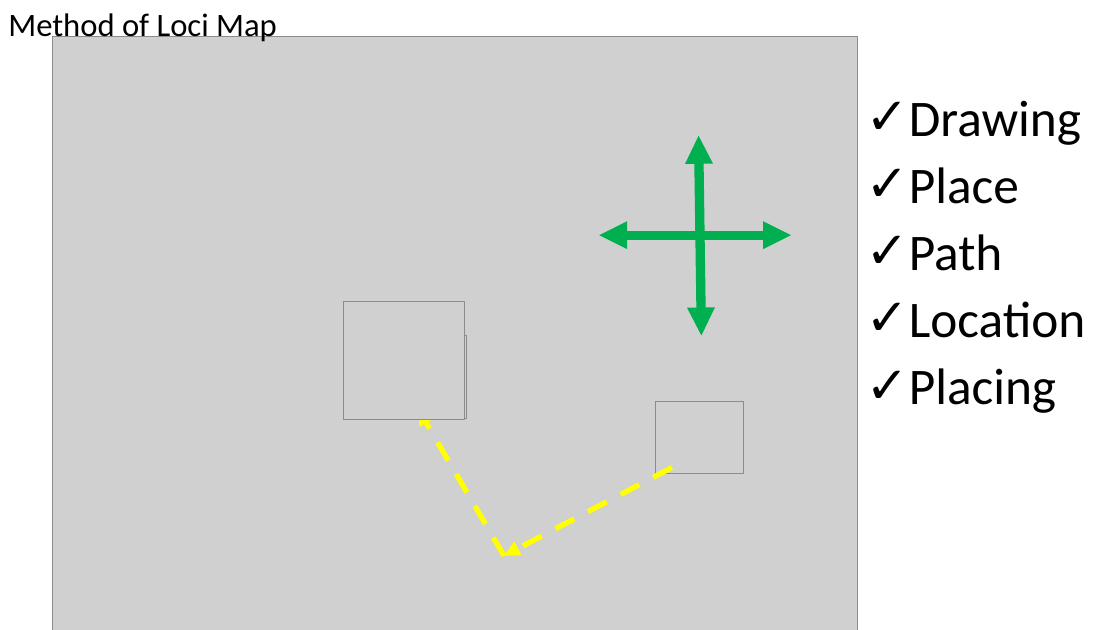
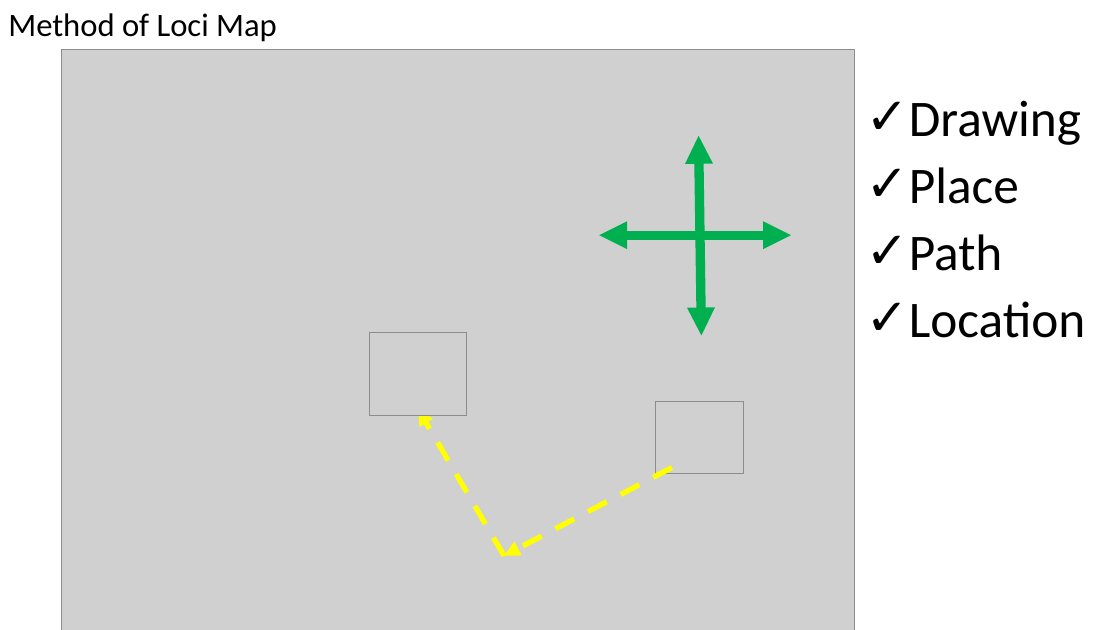
Before and after one commit to codeAligned/rw, a slide deck: slide 11 of dm1/minitalks/ron/knowing_ds/know_ds_rn.pptx (slide 12 before the commit). Drawn at 1120x630 pixels with LibreOffice and Linux fonts; fonts in the diff are those of the drawing; grey boxes stand for pictures. Boxes give left, top, right and bottom in pixels: in the first picture for what was removed or moved away, otherwise in the second. Text is boxed around its words. In the diff, an @@ line names an element or a change of style, - is before the commit and + after.

```diff
--- a/dm1/minitalks/ron/knowing_ds/know_ds_rn.pptx
+++ b/dm1/minitalks/ron/knowing_ds/know_ds_rn.pptx
@@ picture: place and size @@
-picture at (53,36,858,630)
+picture at (62,50,855,630)
@@ picture removed at (344,302,465,420) @@
@@ text at (909,368,1056,413): paragraph removed @@
-✓ Placing
```
Also in this commit, not shown: 5 other slides changed, 2 other files.
